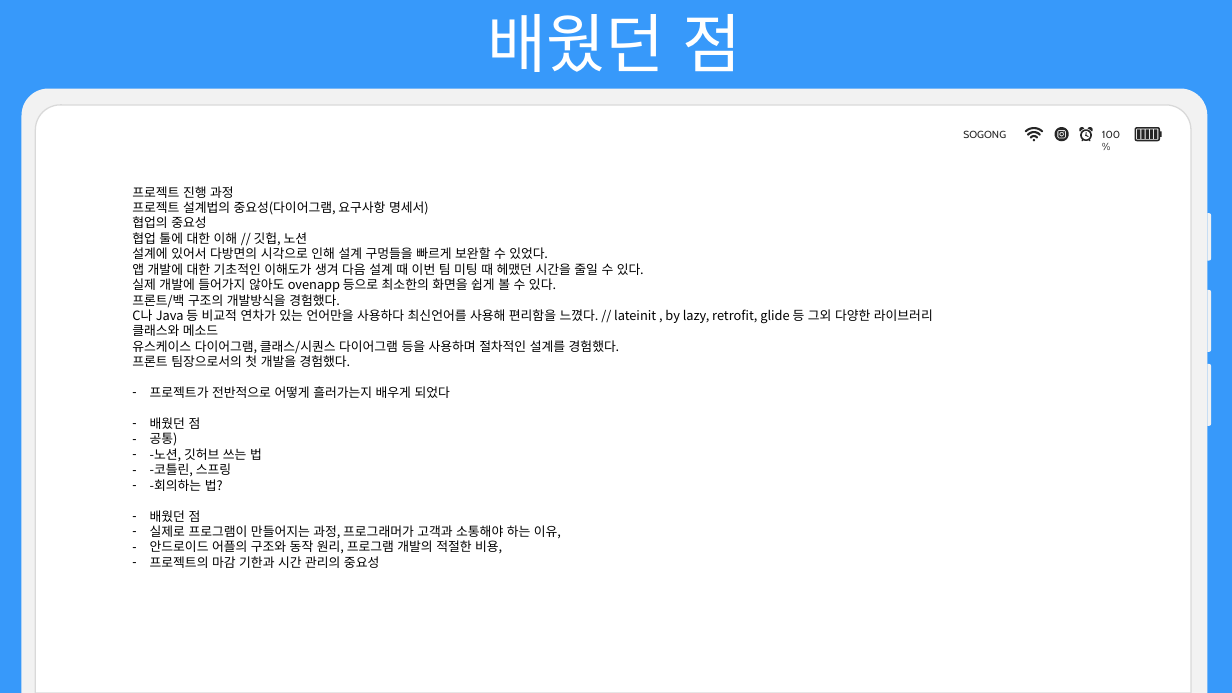
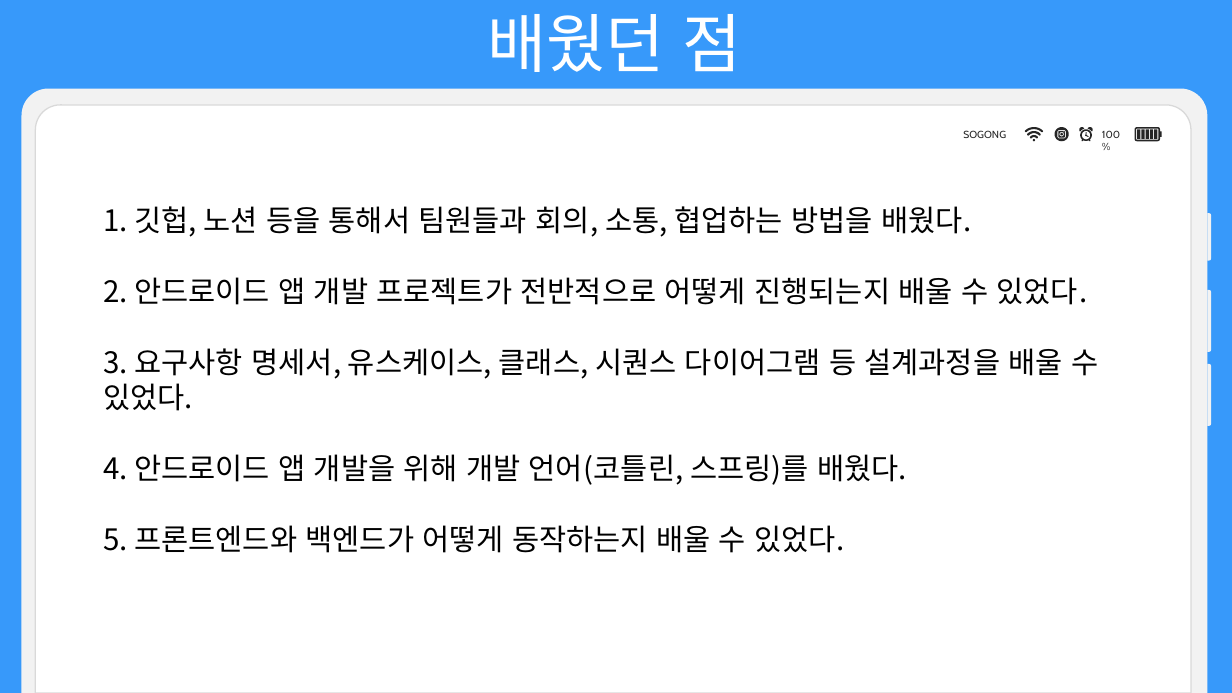
Before and after one commit to choign3123/SE_7, a slide deck: slide 36 of 발표/소프트웨어공학 발표(거의완성).pptx. Drawn at 1232x693 pixels with LibreOffice and Linux fonts; fonts in the diff are those of the drawing. Boxes give left, top, right and bottom in pixels: in the first picture for what was removed or moved away, otherwise in the second. Text is boxed around its words. In the diff, an @@ line names an element or a change of style, - is before the commit and + after.

Commit message:
어려웠던점 배웠던점

```diff
--- a/발표/소프트웨어공학 발표(거의완성).pptx
+++ b/발표/소프트웨어공학 발표(거의완성).pptx
@@ text at [103, 206, 1098, 553]: text changed; size 10 to 23 pt @@
-프로젝트 진행 과정
-프로젝트 설계법의 중요성(다이어그램, 요구사항 명세서)
-협업의 중요성
-협업 툴에 대한 이해 // 깃헙, 노션
-설계에 있어서 다방면의 시각으로 인해 설계 구멍들을 빠르게 보완할 수 있었다.
-앱 개발에 대한 기초적인 이해도가 생겨 다음 설계 때 이번 팀 미팅 때 헤맸던 시간을 줄일 수 있다.
-실제 개발에 들어가지 않아도 ovenapp 등으로 최소한의 화면을 쉽게 볼 수 있다.
-프론트/백 구조의 개발방식을 경험했다.
-C나 Java 등 비교적 연차가 있는 언어만을 사용하다 최신언어를 사용해 편리함을 느꼈다. // lateinit , by lazy, retrofit, glide 등 그외 다양한 라이브러리 클래스와 메소드
-유스케이스 다이어그램, 클래스/시퀀스 다이어그램 등을 사용하며 절차적인 설계를 경험했다.
-프론트 팀장으로서의 첫 개발을 경험했다.
-– 프로젝트가 전반적으로 어떻게 흘러가는지 배우게 되었다
-– 배웠던 점
-– 공통)
-– -노션, 깃허브 쓰는 법
-– -코틀린, 스프링
-– -회의하는 법?
-– 배웠던 점
-– 실제로 프로그램이 만들어지는 과정, 프로그래머가 고객과 소통해야 하는 이유,
-– 안드로이드 어플의 구조와 동작 원리, 프로그램 개발의 적절한 비용,
-– 프로젝트의 마감 기한과 시간 관리의 중요성
+1. 깃헙, 노션 등을 통해서 팀원들과 회의, 소통, 협업하는 방법을 배웠다.
+2. 안드로이드 앱 개발 프로젝트가 전반적으로 어떻게 진행되는지 배울 수 있었다.
+3. 요구사항 명세서, 유스케이스, 클래스, 시퀀스 다이어그램 등 설계과정을 배울 수 있었다.
+4. 안드로이드 앱 개발을 위해 개발 언어(코틀린, 스프링)를 배웠다.
+5. 프론트엔드와 백엔드가 어떻게 동작하는지 배울 수 있었다.
```
Also in this commit, not shown: 1 other slide changed.
